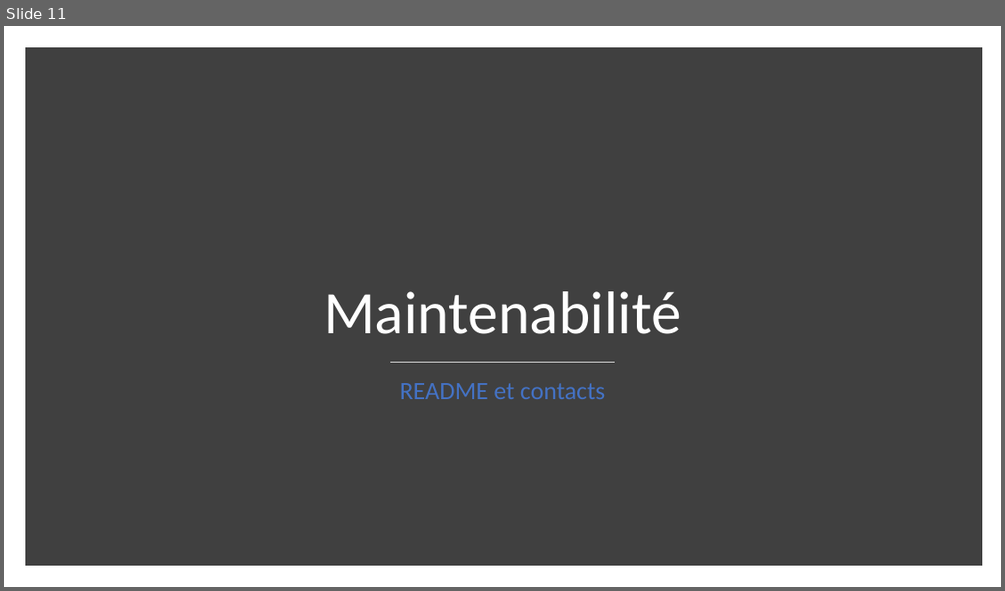
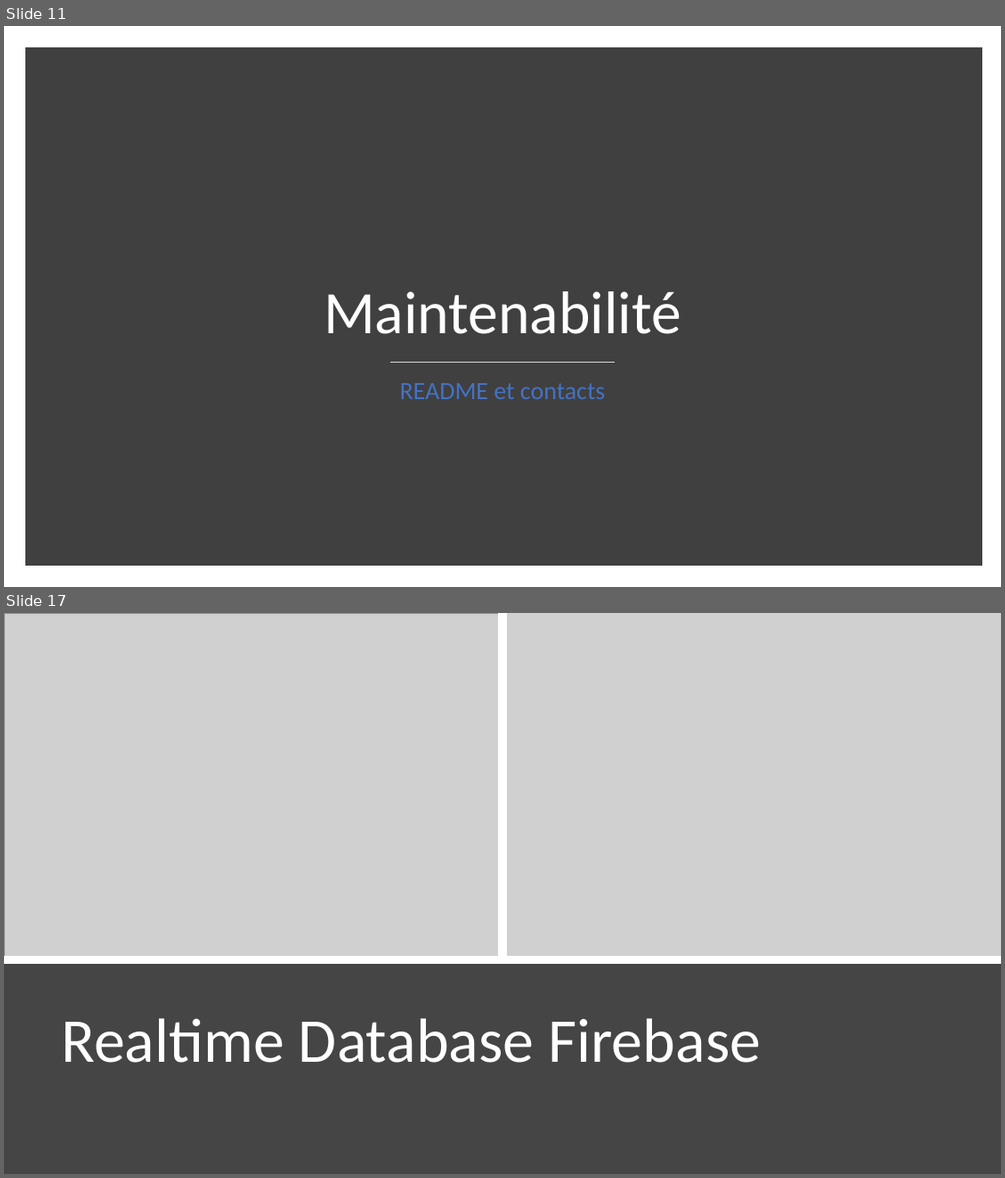
Before and after one commit to JulienElkaim/ENAP_Android, a slide deck: Projet 2A - Powerpoint Youtube.pptx. Shown one above the other, each under a label of ours: slide 11 before the commit, slides 11 and 17 after it; the slides between them are not shown. The pictures are 1005x591 and 1005x1178 pixels, drawn with LibreOffice and Linux fonts; fonts in the diff are those of the drawing; grey boxes stand for pictures. Boxes give left, top, right and bottom in pixels: in the first picture for what was removed or moved away, otherwise in the second. Text is boxed around its words. In the diff, an @@ line names an element or a change of style, - is before the commit and + after.

```diff
--- a/Projet 2A - Powerpoint Youtube.pptx
+++ b/Projet 2A - Powerpoint Youtube.pptx
@@ slide 17 added at (4,613,1001,1174), background #454545 @@
@@ picture added at (4,613,502,961) @@
@@ picture added at (502,613,1001,961) @@
@@ line added from (502, 613) to (502, 960), #FFFFFF 8 pt @@
@@ line added from (4, 960) to (1001, 960), #FFFFFF 8 pt @@
@@ title added at (61,1018,760,1062), 60 pt, text #FFFFFF @@
+Realtime Database Firebase
```
Also in this commit, not shown: 4 slides changed, 6 other slides added.
